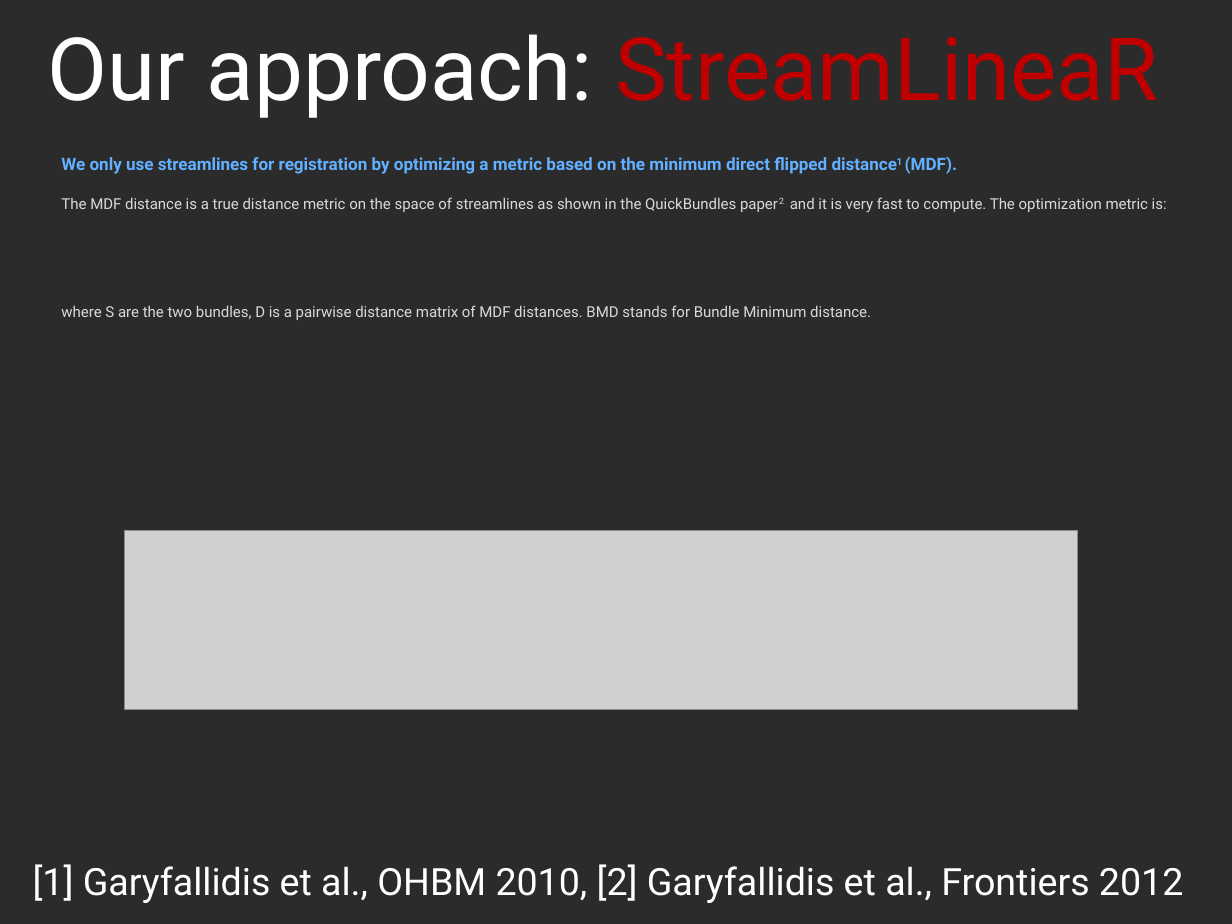
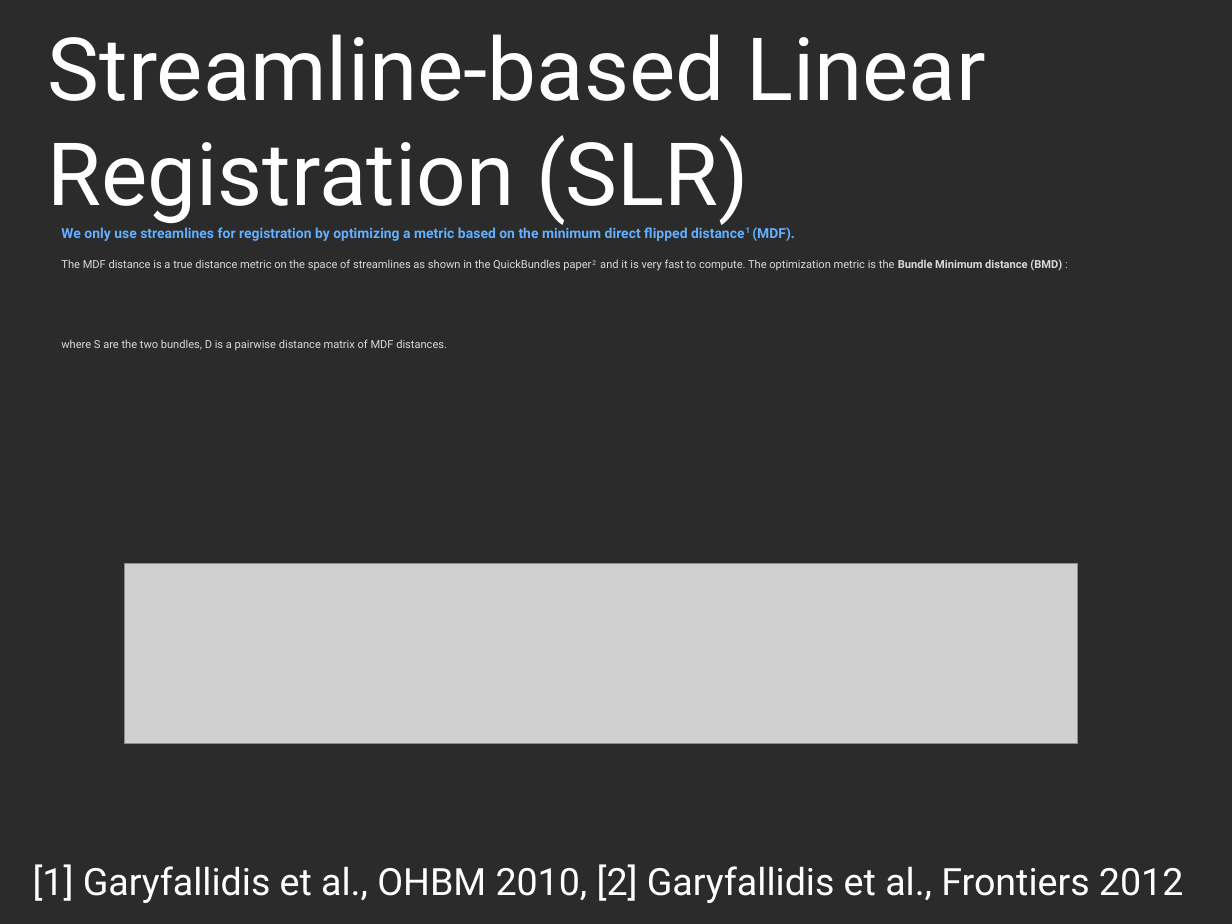
Before and after one commit to Garyfallidis/meta_didaktoriko, a slide deck: slide 6 of ismrm2014/oral/bundle_alignment.ppt (slide 5 before the commit). Drawn at 1232x924 pixels with LibreOffice and Linux fonts; fonts in the diff are those of the drawing; grey boxes stand for pictures; background and template pictures are left out; a plain dark background stands for a picture behind light text. Boxes give left, top, right and bottom in pixels: in the first picture for what was removed or moved away, otherwise in the second. Text is boxed around its words. In the diff, an @@ line names an element or a change of style, - is before the commit and + after.

Commit message:
Updated presentation

```diff
--- a/ismrm2014/oral/bundle_alignment.ppt
+++ b/ismrm2014/oral/bundle_alignment.ppt
@@ title at <box>48,34,985,225</box>: text changed @@
-Our approach: StreamLineaR
+Streamline-based Linear Registration (SLR)
@@ text "We only use streamlines for ...": place and size @@
-text "We only use streamlines for ..." at <box>61,156,1167,320</box>
+text "We only use streamlines for ..." at <box>61,227,1062,350</box>
@@ text at <box>61,227,795,241</box>: size 10 to 8.1 pt in "We only use streamlines for registration by ..." @@
@@ text at <box>61,259,1062,350</box>: text changed; size 8.8 to 6.5 pt @@
-The MDF distance is a true distance metric on the space of streamlines as shown in the QuickBundles paper2 and it is very fast to compute. The optimization metric is:
-where S are the two bundles, D is a pairwise distance matrix of MDF distances. BMD stands for Bundle Minimum distance.
+The MDF distance is a true distance metric on the space of streamlines as shown in the QuickBundles paper2 and it is very fast to compute. The optimization metric is the Bundle Minimum distance (BMD) :
+where S are the two bundles, D is a pairwise distance matrix of MDF distances.
@@ picture: place and size @@
-picture at <box>124,530,1077,710</box>
+picture at <box>124,563,1077,743</box>
```
Also in this commit, not shown: 5 other slides changed, 7 slides added, 3 slides removed, 8 other files.
